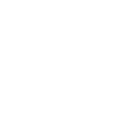
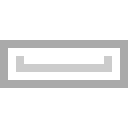
Layers edited between the first and the second 128px x 128px image:
painted on "Layer 16" over [left=0, top=40, right=128, bottom=88]
